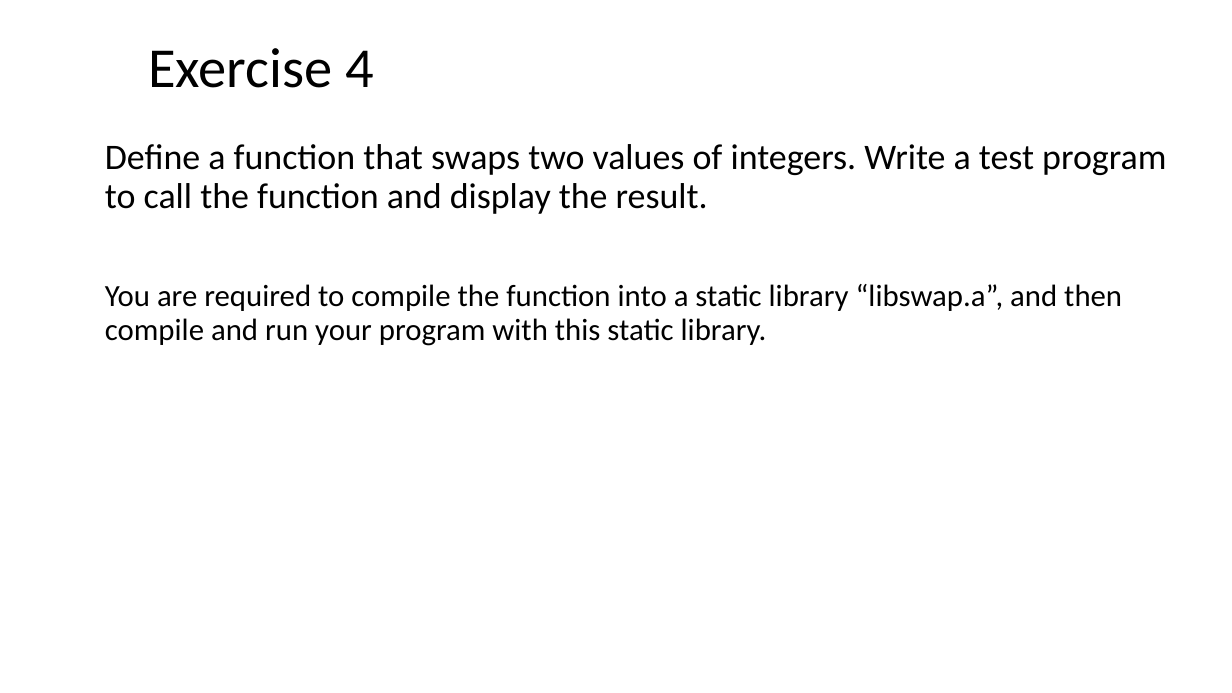
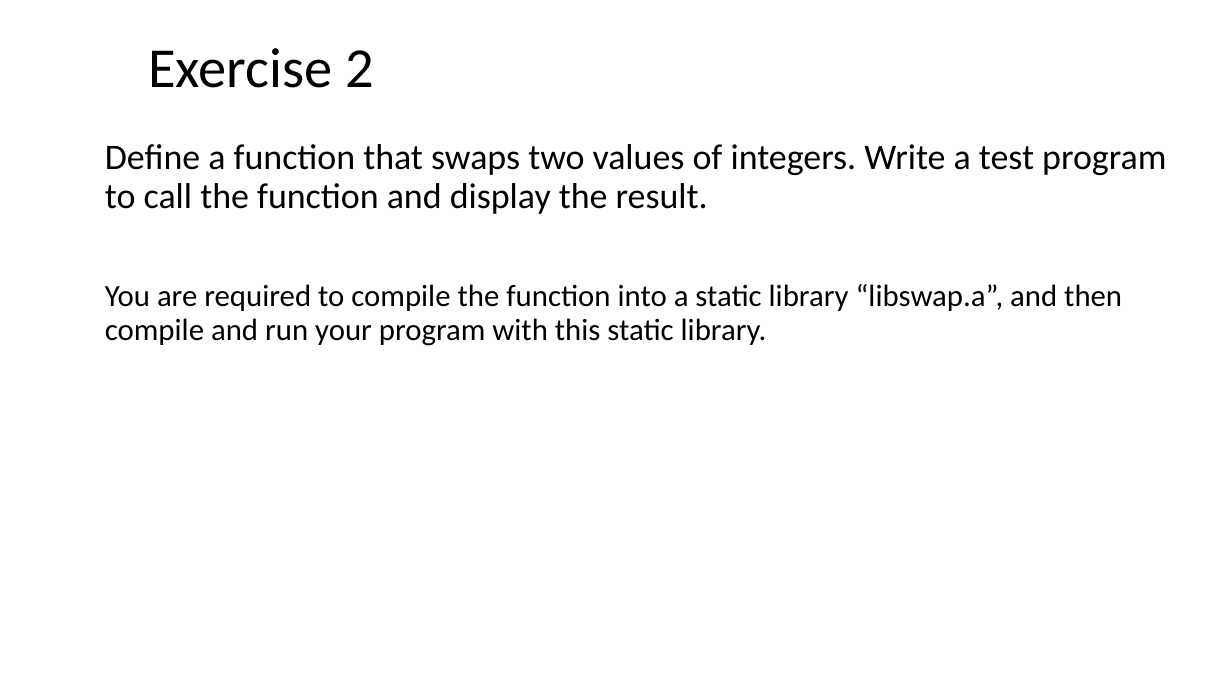
Before and after one commit to ShiqiYu/CPP, a slide deck: slide 19 of week06/Lab06.pptx (slide 13 before the commit). Drawn at 1232x693 pixels with LibreOffice and Linux fonts; fonts in the diff are those of the drawing; background and template pictures are left out. Boxes give left, top, right and bottom in pixels: in the first picture for what was removed or moved away, otherwise in the second. Text is boxed around its words. In the diff, an @@ line names an element or a change of style, - is before the commit and + after.

```diff
--- a/week06/Lab06.pptx
+++ b/week06/Lab06.pptx
@@ title at box(148, 48, 374, 88): text changed @@
-Exercise 4
+Exercise 2
```
Also in this commit, not shown: 5 other slides changed, 9 slides added, 3 slides removed, 6 other files.
